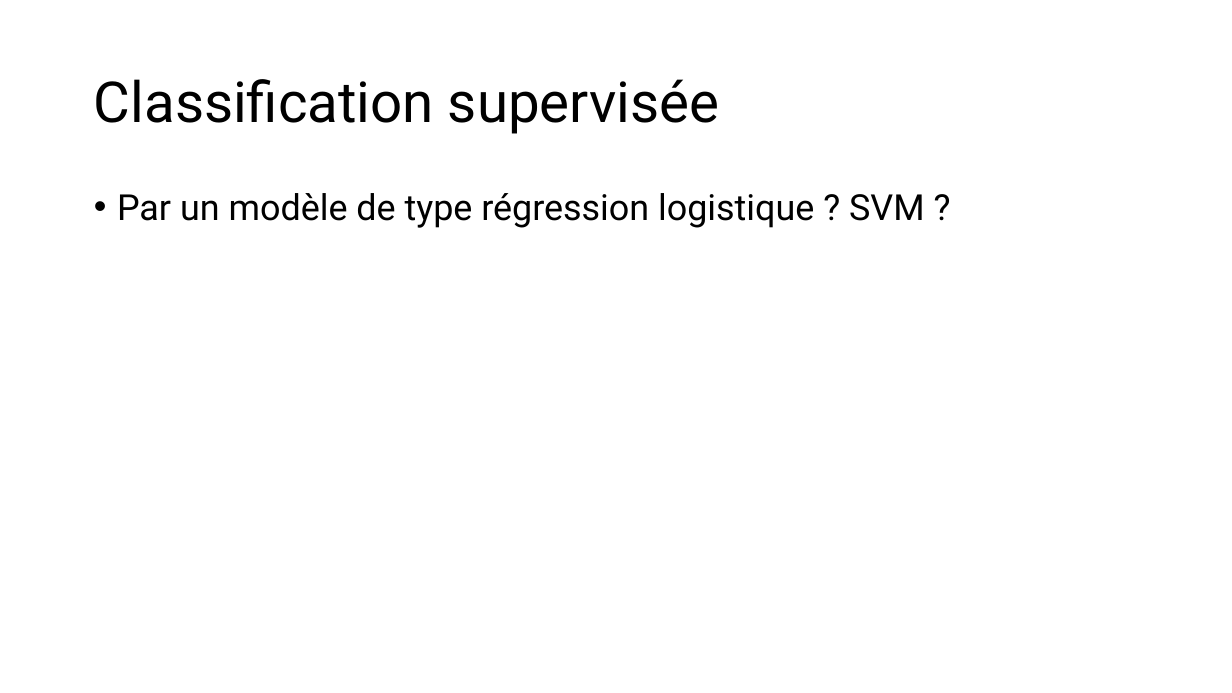
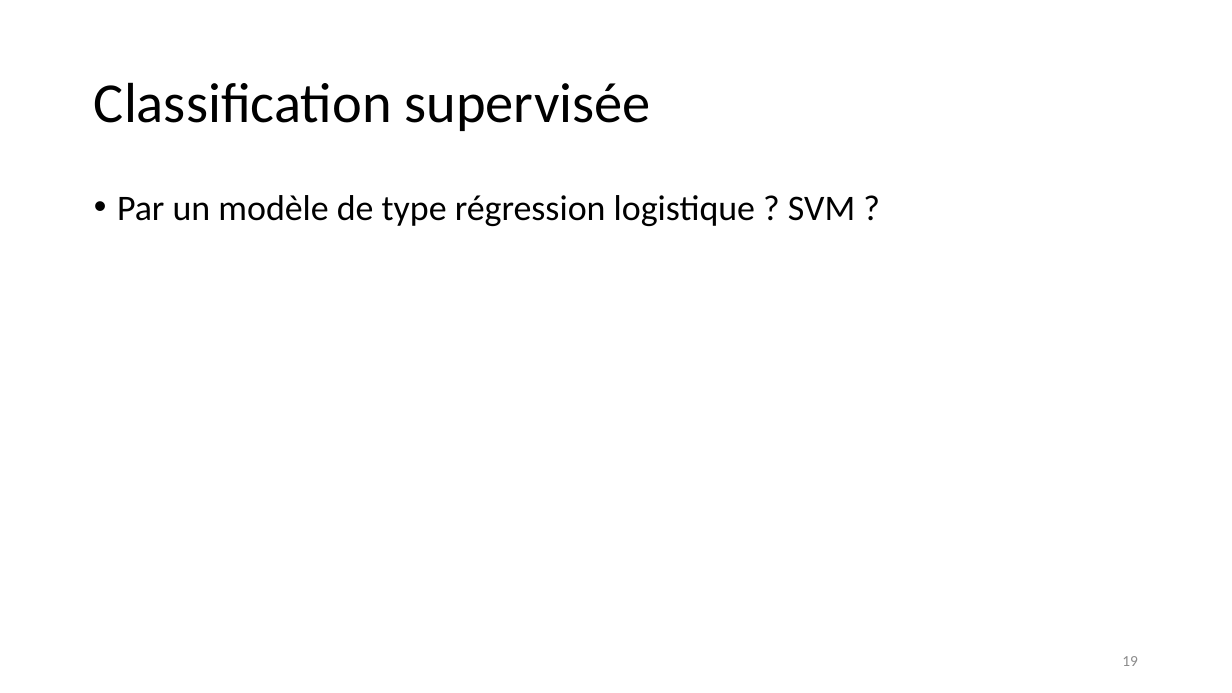
Before and after one commit to Hedredo/oc_projet_6, a slide deck: slide 19 of 5_presentation_072024.pptx (slide 16 before the commit). Drawn at 1232x693 pixels with LibreOffice and Linux fonts; fonts in the diff are those of the drawing. Boxes give left, top, right and bottom in pixels: in the first picture for what was removed or moved away, otherwise in the second. Text is boxed around its words. In the diff, an @@ line names an element or a change of style, - is before the commit and + after.

Commit message:
final_update_classification_and_api

```diff
--- a/5_presentation_072024.pptx
+++ b/5_presentation_072024.pptx
@@ title "Classification supervisée" at [94, 82, 651, 131]: font Roboto to Calibri @@
@@ text "Par un modèle de type ..." at [117, 195, 855, 226]: font Roboto to Calibri @@
@@ page number added at [1122, 656, 1138, 666], 12 pt, text #8C8C8C @@
+19
```
Also in this commit, not shown: 18 other slides changed, 6 slides added, 2 slides removed, 9 other files.
